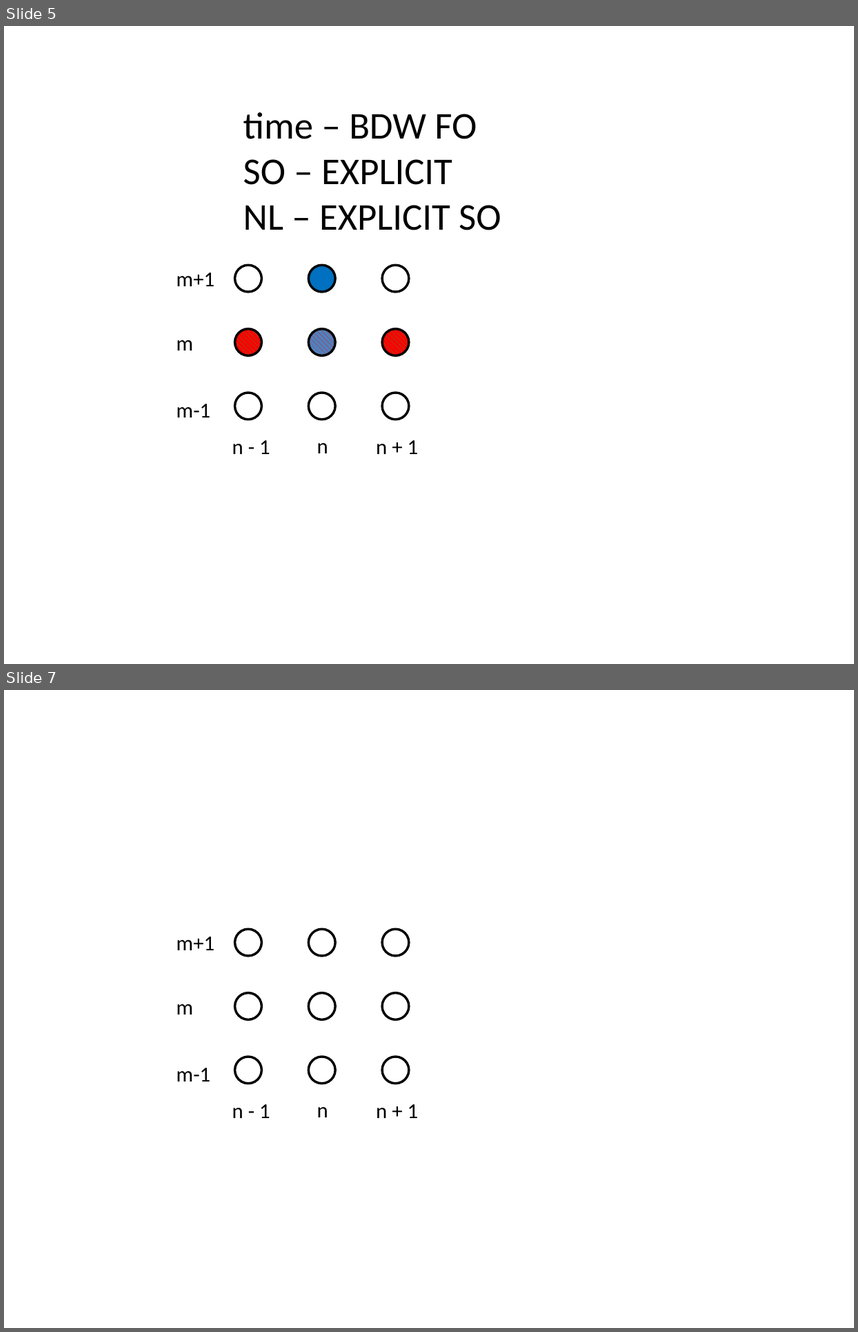
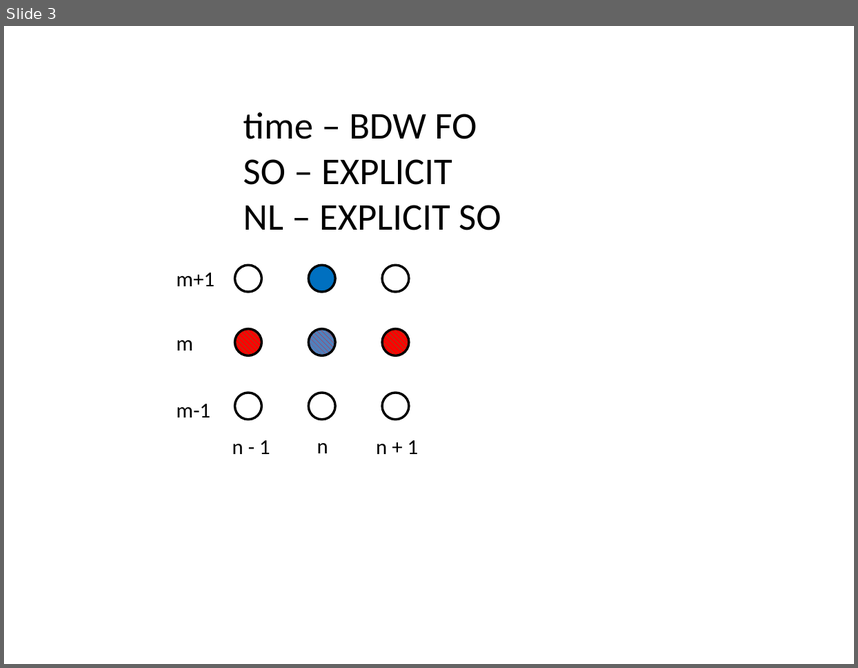
Before and after one commit to Manarom/seminars, a slide deck: applications/InverseHeatTransfer/sem27/finite_difference_scheme.pptx. Shown one above the other, each under a label of ours: slides 5 and 7 before the commit, slide 3 after it; the slides between them are not shown. The pictures are 858x1332 and 858x668 pixels, drawn with LibreOffice and Linux fonts; fonts in the diff are those of the drawing. Boxes give left, top, right and bottom in pixels: in the first picture for what was removed or moved away, otherwise in the second. Text is boxed around its words. In the diff, an @@ line names an element or a change of style, - is before the commit and + after.

```diff
--- a/applications/InverseHeatTransfer/sem27/finite_difference_scheme.pptx
+++ b/applications/InverseHeatTransfer/sem27/finite_difference_scheme.pptx
@@ slide 7 removed at [4, 690, 854, 1328], background #FFFFFF @@
@@ text removed at [176, 936, 215, 950] @@
-m+1
@@ ellipse removed at [235, 929, 261, 955] @@
@@ ellipse removed at [308, 929, 335, 955] @@
@@ ellipse removed at [382, 929, 408, 955] @@
@@ ellipse removed at [235, 993, 261, 1019] @@
@@ ellipse removed at [308, 993, 335, 1019] @@
@@ ellipse removed at [382, 993, 408, 1019] @@
@@ text removed at [176, 1004, 194, 1014] @@
-m
@@ ellipse removed at [235, 1056, 261, 1083] @@
@@ ellipse removed at [308, 1056, 335, 1083] @@
@@ ellipse removed at [382, 1056, 408, 1083] @@
@@ text removed at [176, 1067, 211, 1081] @@
-m-1
@@ text removed at [232, 1104, 270, 1118] @@
-n - 1
@@ text removed at [317, 1107, 328, 1117] @@
-n
@@ text removed at [376, 1104, 419, 1118] @@
-n + 1
@@ what was slide 5 is now slide 3 @@
```
Also in this commit, not shown: 1 other slide removed.
